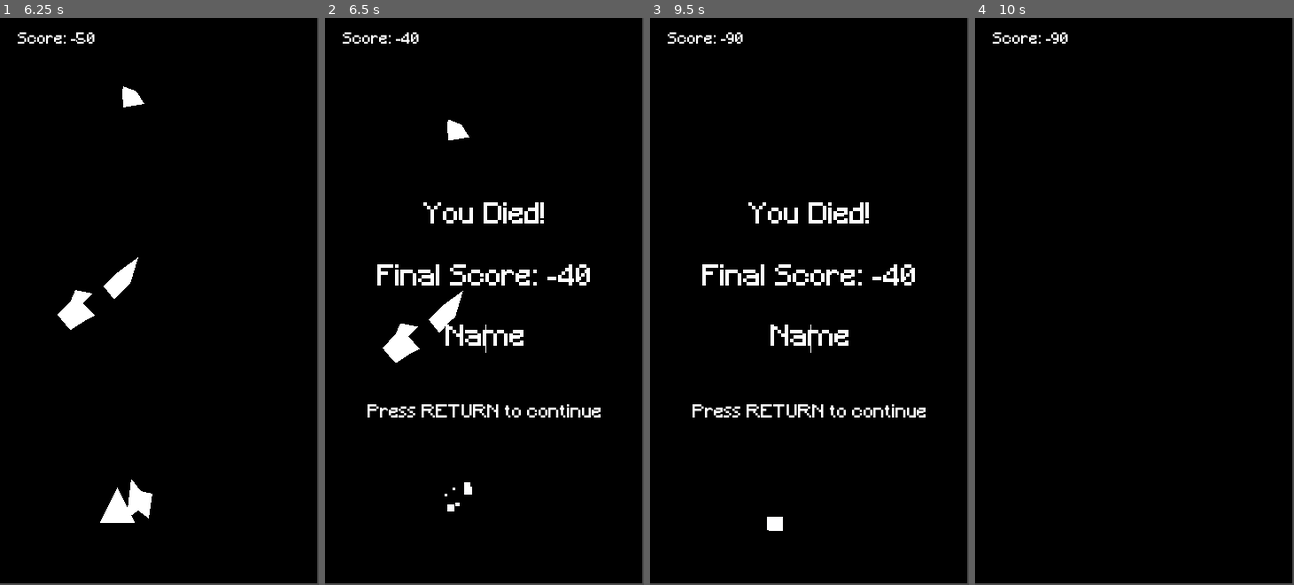
Above: before the commit, frames 1-4 (left to right).
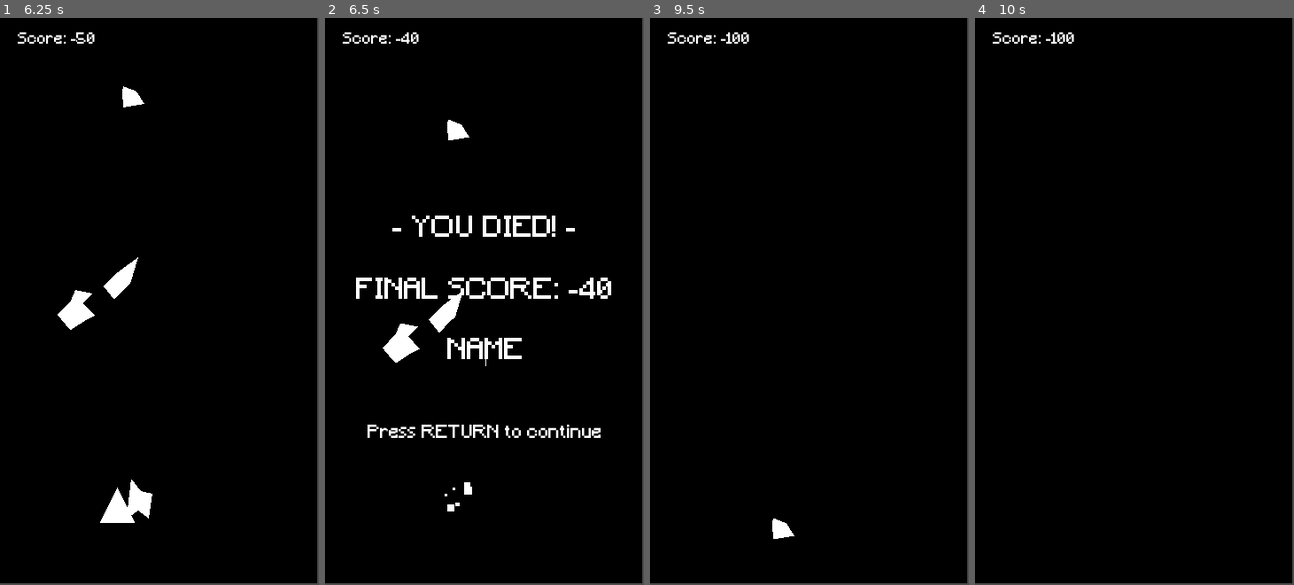
Above: after the commit, the same moments.

Repository: nice-shot/godot_shmup
Game: Godot game, scene res://scenes/main.tscn
Two runs of this game, one before a commit and one after it. Both use one fixed random seed, a clock stepped at 60 frames per second and the inputs below.
Inputs:
- Up to frame 1 (6.25 s): tap Enter (ui_accept) at 0.5, 0.77, 1.52, 3.02, 3.77, 4.52, 6.02 s; hold Right (ui_right) 0.53-1.28 s; hold Down (ui_down) 1.28-2.03 s; hold Right (ui_right) 2.03-2.78 s; hold Up (ui_up) 2.78-3.53 s; hold Left (ui_left) 3.53-5.03 s; hold Down (ui_down) 5.03-5.78 s; hold Right (ui_right) from 5.78 s (still down)
- Up to frame 2 (6.5 s): keep holding Right (ui_right)
- Up to frame 3 (9.5 s): tap Enter (ui_accept) at 6.5, 6.77, 7.52, 9.02 s; release Right (ui_right) at 6.53 s; hold Up (ui_up) 6.53-7.28 s; hold Right (ui_right) 7.28-8.03 s; hold Down (ui_down) 8.03-8.78 s; hold Left (ui_left) from 8.78 s (still down)
- Up to frame 4 (10 s): tap Enter (ui_accept) at 9.5, 9.77 s; release Left (ui_left) at 9.53 s; hold Up (ui_up) from 9.53 s (still down)

Frame 1 is identical in both runs. In frame 2, 5.1% of the frame differs, in the area x 9-90%, y 32-75%; in frame 3, 2.9%; in frame 4, 0.1%.

Commit message:
Changed death message design and refactored a bit...

Diff:
--- a/scenes/game.tscn
+++ b/scenes/game.tscn
@@ -68,12 +68,11 @@
 [node name="DeathMessageLabel" type="Label" parent="DeathMessage"]
 anchor_right = 1.0
 anchor_bottom = 1.0
-margin_top = -28.5678
-margin_bottom = -91.5679
+margin_bottom = -92.0
 custom_fonts/font = SubResource( 1 )
-text = "You Died!
+text = "- YOU DIED! -
 
-Final Score: ###"
+FINAL SCORE: ###"
 align = 1
 valign = 1
 __meta__ = {
@@ -86,15 +85,17 @@
 anchor_right = 0.85
 anchor_bottom = 0.7
 margin_left = 1.36035
-margin_top = -56.8058
+margin_top = -41.8417
 margin_right = 1.36035
-margin_bottom = -56.8058
+margin_bottom = -41.8417
 custom_styles/focus = SubResource( 2 )
 custom_styles/normal = SubResource( 3 )
 custom_fonts/font = SubResource( 4 )
 custom_colors/font_color = Color( 1, 1, 1, 1 )
 align = 1
-placeholder_text = "Name"
+max_length = 4
+selecting_enabled = false
+placeholder_text = "NAME"
 placeholder_alpha = 1.0
 caret_blink = true
 __meta__ = {
@@ -105,8 +106,8 @@
 anchor_top = 1.0
 anchor_right = 1.0
 anchor_bottom = 1.0
-margin_top = -216.318
-margin_bottom = -171.318
+margin_top = -193.192
+margin_bottom = -148.192
 custom_fonts/font = SubResource( 5 )
 text = "Press RETURN to continue"
 align = 1
--- a/scripts/game_manager.gd
+++ b/scripts/game_manager.gd
@@ -15,15 +15,17 @@
 
 func _ready():
     update_score(0)
-    var error = $Ship.connect("hit", self, "_on_hit")
+    var error = $Ship.connect("destroyed", self, "_on_ship_destroyed")
     if (error):
-        print("Couldn't connect ship 'hit' event")
+        print("Couldn't connect ship 'destroyed' event")
 
-func _on_hit():
-    # Hide Ship
+func _on_ship_destroyed():
+    # Hide Ship and prevent collisions
     $Ship.visible = false
+    $Ship/Collider/CollisionPolygon.set_deferred("disabled", true)
     # Don't spawn additional asteroids
     $AsteroidSpawner.stop()
+    # Show death menu
     $DeathMessage.visible = true
     $DeathMessage/DeathMessageLabel.text = $DeathMessage/DeathMessageLabel.text.replace("###", score)
     $DeathMessage/EnterName.grab_focus()
--- a/scripts/ship.gd
+++ b/scripts/ship.gd
@@ -14,7 +14,7 @@
     Vector2(size / 2, size / 2),
 ])
 
-signal hit
+signal destroyed
 
 func _ready():
     $Graphic.polygon = shape
@@ -48,4 +48,4 @@
     var asteroid = area.get_parent() as Asteroid
     if (asteroid):
         asteroid.explode()
-        emit_signal("hit")
+        emit_signal("destroyed")
